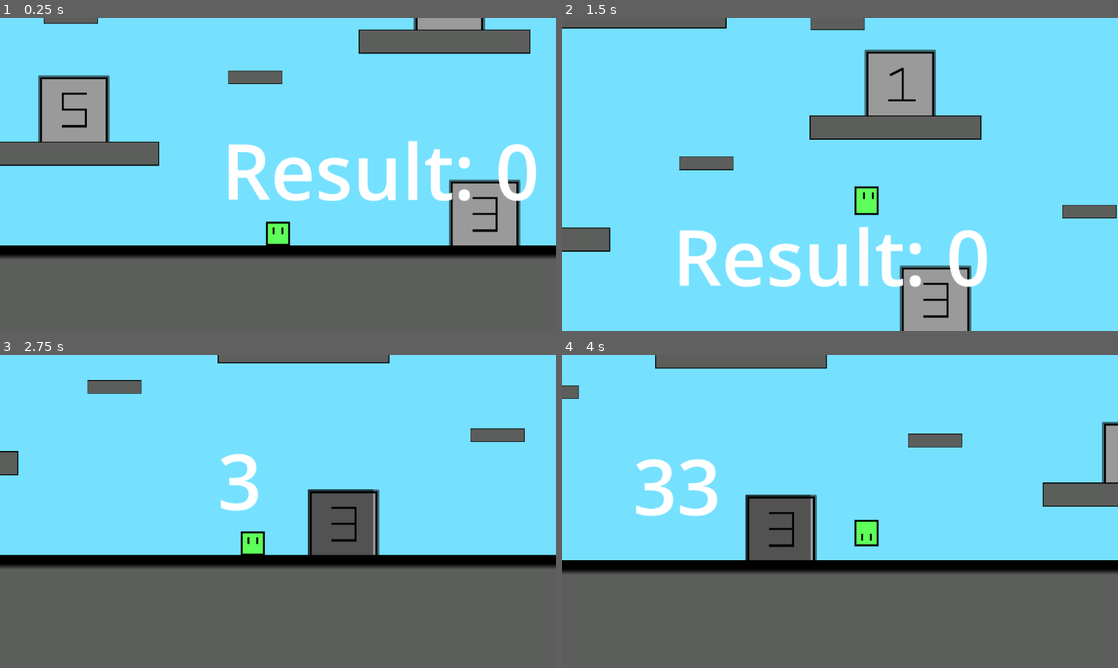
Above: before the commit, frames 1-4 (two rows, left to right).
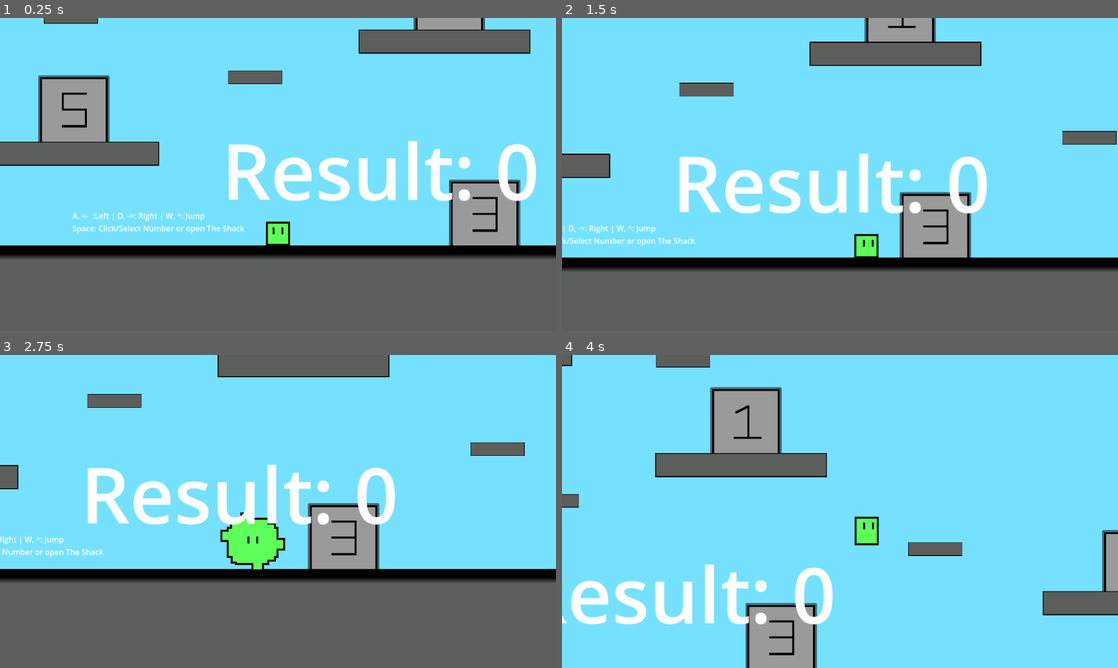
Above: after the commit, the same moments.

Repository: ShadowArcher289/the-numbers-slime
Game: Godot game, scene res://scenes/game.tscn
The game is run twice, just before and just after one commit, with the same random seed, the same clock (stepped at 60 frames per second) and the same inputs. The engine's default icon, where the game draws it, is replaced by a stand-in: a white triangle on a blue panel in a dark square.
Inputs:
- Up to frame 1 (0.25 s): no input
- Up to frame 2 (1.5 s): tap Enter (enter) at 0.5 s; hold Space (jump, bound only after the commit) 0.53-1.28 s; hold D (move_right) from 0.53 s (still down); tap W (jump, bound only before the commit) at 0.8, 1.35 s
- Up to frame 3 (2.75 s): tap Space (jump, bound only after the commit) at 1.52, 1.55, 1.82 s; release D (move_right) at 2.03 s; hold A (move_left) from 2.03 s (still down); hold Enter (enter) from 2.03 s (still down); tap W (jump, bound only before the commit) at 2.3 s
- Up to frame 4 (4 s): release A (move_left) at 2.78 s; release Enter (enter) at 2.78 s; hold D (move_right) from 2.78 s (still down); tap Shift (sprint) at 2.85 s; tap Space (jump, bound only after the commit) at 3.02, 3.05, 3.32 s; hold Space (jump, bound only after the commit) from 3.53 s (still down); tap W (jump, bound only before the commit) at 3.8 s

The runs differ from the first frame. In frame 1, 0.5% of the frame differs, in the area x 13-44%, y 62-69%; in frame 2, 44%; in frame 3, 20%; in frame 4, 46%, in the area x 0-100%, y 0-100%.

Commit message:
Added audio

Diff:
--- /dev/null
+++ b/SoundManager.gd
@@ -0,0 +1,8 @@
+extends Node2D
+
+# Holds all the sound vars
+
+@onready var jump_sfx: AudioStreamPlayer = $JumpSFX
+@onready var button_click_sfx: AudioStreamPlayer = $ButtonClickSFX
+
+@onready var background_music: AudioStreamPlayer = $BackgroundMusic
--- a/project.godot
+++ b/project.godot
@@ -18,6 +18,7 @@
 [autoload]
 
 SignalBus="*res://scrpits/SignalBus.gd"
+SoundManager="*res://scenes/sound_manager.tscn"
 
 [display]
 
@@ -39,13 +40,13 @@
 }
 jump={
 "deadzone": 0.2,
-"events": [Object(InputEventKey,"resource_local_to_scene":fa …(140 unchanged characters)… d":false,"keycode":0,"physical_keycode":87,"key_label":0,"unicode":119,"location":0,"echo":false,"script":null)
-, Object(InputEventKey,"resource_local_to_scene":false,"resource_name":"","device":-1,"window_id":0,"alt_pressed":false,"shift_pressed":false,"ctrl_pressed":false,"meta_pressed":false,"pressed":false,"keycode":0,"physical_keycode":4194320,"key_label":0,"unicode":0,"location":0,"echo":false,"script":null)
+"events": [Object(InputEventKey,"resource_local_to_scene":fa …(140 unchanged characters)… d":false,"keycode":0,"physical_keycode":32,"key_label":0,"unicode":32,"location":0,"echo":false,"script":null)
 ]
 }
 select={
 "deadzone": 0.2,
-"events": [Object(InputEventKey,"resource_local_to_scene":fa …(140 unchanged characters)… d":false,"keycode":0,"physical_keycode":32,"key_label":0,"unicode":32,"location":0,"echo":false,"script":null)
+"events": [Object(InputEventKey,"resource_local_to_scene":fa …(140 unchanged characters)… d":false,"keycode":0,"physical_keycode":87,"key_label":0,"unicode":119,"location":0,"echo":false,"script":null)
+, Object(InputEventKey,"resource_local_to_scene":false,"resource_name":"","device":-1,"window_id":0,"alt_pressed":false,"shift_pressed":false,"ctrl_pressed":false,"meta_pressed":false,"pressed":false,"keycode":0,"physical_keycode":4194320,"key_label":0,"unicode":0,"location":0,"echo":false,"script":null)
 ]
 }
 sprint={
--- a/scenes/game.tscn
+++ b/scenes/game.tscn
@@ -262,3 +262,11 @@
 emoji_menu_enabled = false
 wrap_mode = 1
 autowrap_mode = 1
+
+[node name="Label" type="Label" parent="."]
+offset_left = 12.0
+offset_top = 520.0
+offset_right = 369.0
+offset_bottom = 577.0
+text = "A, <-  :Left | D, ->: Right | W, ^: Jump
+Space: Click/Select Number or open The Shack"
--- /dev/null
+++ b/scenes/sound_manager.tscn
@@ -0,0 +1,20 @@
+[gd_scene load_steps=5 format=3 uid="uid://cgwtp3j61sa2w"]
+
+[ext_resource type="Script" uid="uid://cm4hie3afa2tt" path="res://SoundManager.gd" id="1_5lwbd"]
+[ext_resource type="AudioStream" uid="uid://gh6skomnnig6" path="res://audio/throw.wav" id="2_ro3ww"]
+[ext_resource type="AudioStream" uid="uid://cd1v8nv05dqw7" path="res://audio/small metal case closed 1.wav" id="3_v1pt3"]
+[ext_resource type="AudioStream" uid="uid://dhfk4mha8b72j" path="res://audio/time_for_adventure.mp3" id="4_mpi5b"]
+
+[node name="SoundManager" type="Node2D"]
+script = ExtResource("1_5lwbd")
+
+[node name="JumpSFX" type="AudioStreamPlayer" parent="."]
+stream = ExtResource("2_ro3ww")
+
+[node name="ButtonClickSFX" type="AudioStreamPlayer" parent="."]
+stream = ExtResource("3_v1pt3")
+
+[node name="BackgroundMusic" type="AudioStreamPlayer" parent="."]
+stream = ExtResource("4_mpi5b")
+autoplay = true
+parameters/looping = true
--- a/scrpits/number_button.gd
+++ b/scrpits/number_button.gd
@@ -64,5 +64,7 @@
 			darken_rect.show();
 			SignalBus.emit_signal("number_input", value);
 
+		SoundManager.button_click_sfx.play();
+
 		await click_delay.timeout;
 		darken_rect.hide();
--- a/scrpits/slime.gd
+++ b/scrpits/slime.gd
@@ -57,6 +57,7 @@
 		jump_timer.start();
 		animated_sprite_2d.play("jump");
 		await get_tree().create_timer(0.2).timeout;
+		SoundManager.jump_sfx.play();
 		velocity.y -= 2000;
 
 	#if ray_cast_2d.is_colliding(): # if colliding (presumably the ground) sets jump to false, allowing to jump again
Not shown, added: SoundManager.gd.uid
Not shown, added: audio/LICENSE & CREDITS.txt
Not shown, added: audio/small metal case closed 1.wav.import
Not shown, added: audio/throw.wav.import
Not shown, added: audio/time_for_adventure.mp3.import
Not shown, added: audio/small metal case closed 1.wav
Not shown, added: audio/throw.wav
Not shown, added: audio/time_for_adventure.mp3
